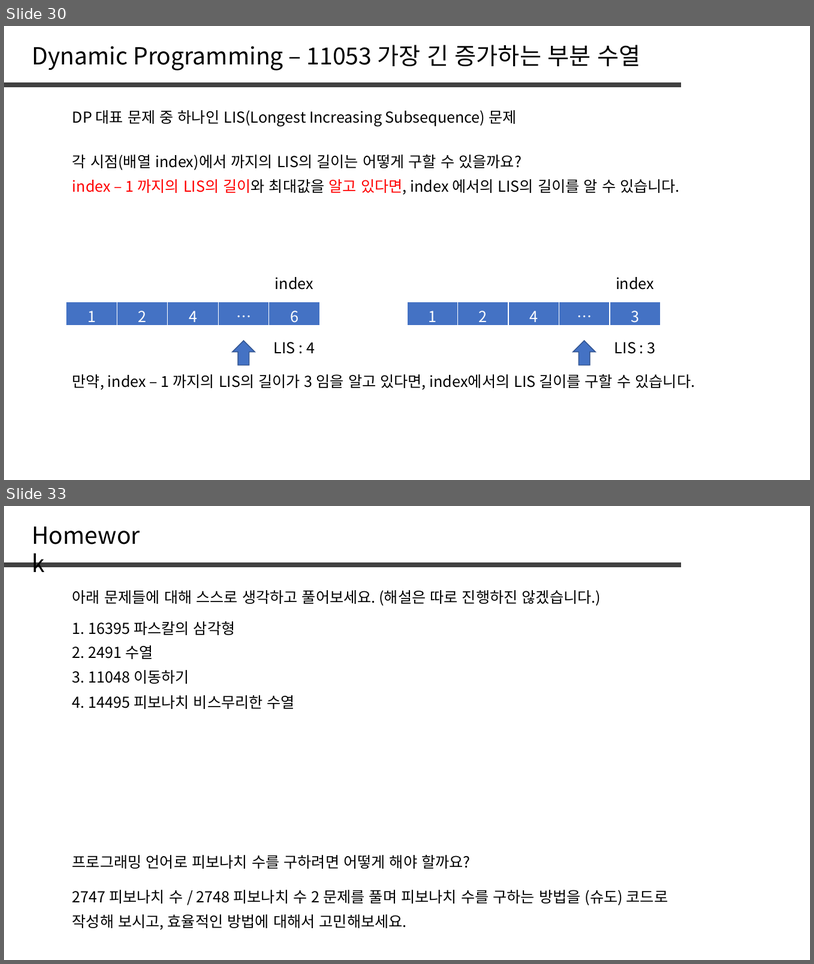
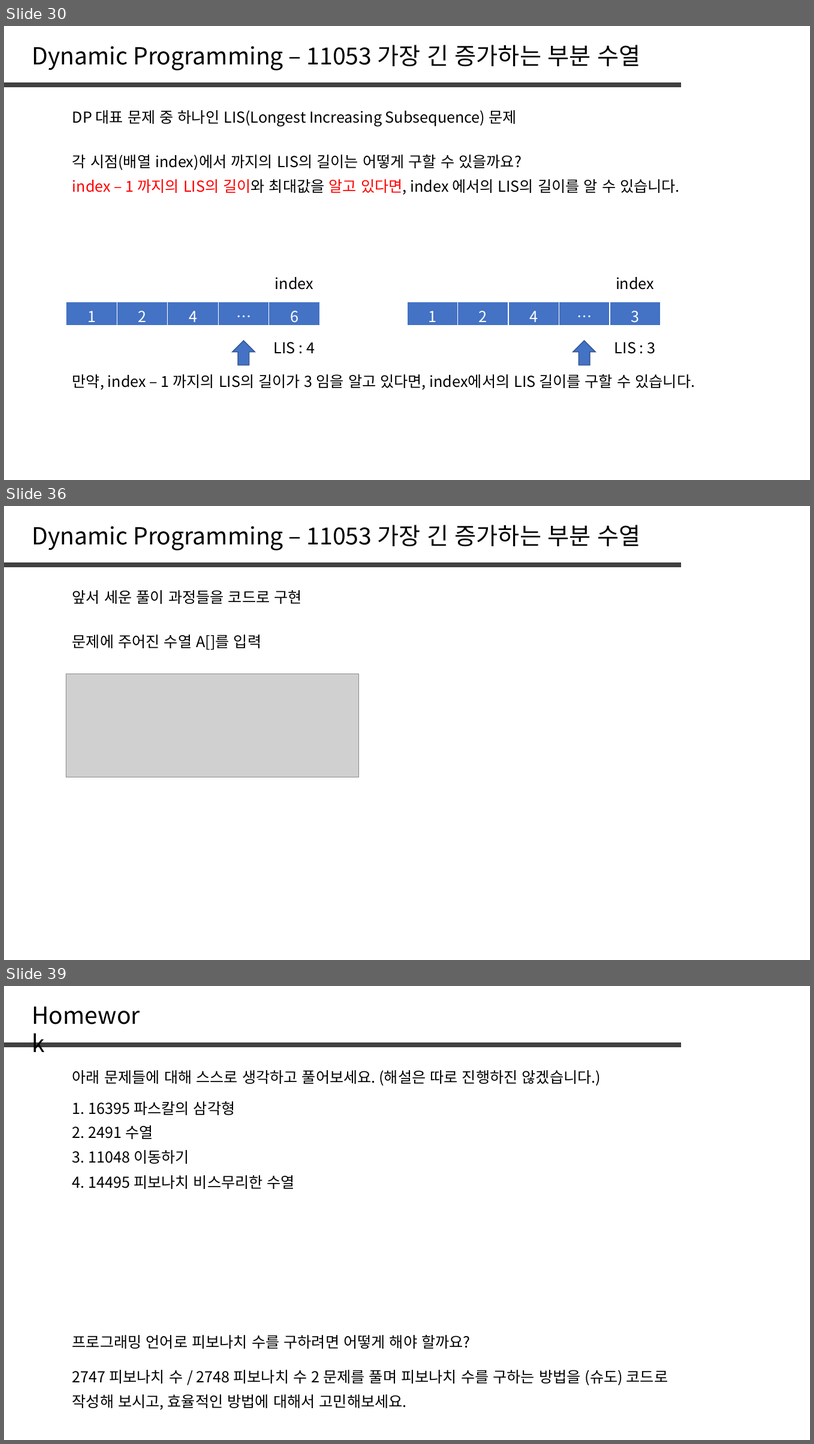
Before and after one commit to jaehoo1/PS-study, a slide deck: study/5_Dynamic Programming.pptx. Shown one above the other, each under a label of ours: slides 30 and 33 before the commit, slides 30, 36 and 39 after it; the slides between them are not shown. The pictures are 814x964 and 814x1444 pixels, drawn with LibreOffice and Linux fonts; fonts in the diff are those of the drawing; grey boxes stand for pictures. Boxes give left, top, right and bottom in pixels: in the first picture for what was removed or moved away, otherwise in the second. Text is boxed around its words. In the diff, an @@ line names an element or a change of style, - is before the commit and + after.

```diff
--- a/study/5_Dynamic Programming.pptx
+++ b/study/5_Dynamic Programming.pptx
@@ slide 36 added at (x1=4, y1=506, x2=810, y2=960), background #FFFFFF @@
@@ text added at (x1=32, y1=525, x2=641, y2=550), 28 pt, text #000000 @@
+Dynamic Programming – 11053 가장 긴 증가하는 부분 수열
@@ line added from (4, 565) to (681, 565), #404040 6 pt @@
@@ text added at (x1=72, y1=590, x2=302, y2=604), 18 pt, text #000000 @@
+앞서 세운 풀이 과정들을 코드로 구현
@@ text added at (x1=72, y1=634, x2=261, y2=650), 18 pt, text #000000 @@
+문제에 주어진 수열 A[]를 입력
@@ picture added at (x1=66, y1=673, x2=359, y2=777) @@
@@ what was slide 33 is now slide 39 @@
```
Also in this commit, not shown: 2 slides changed, 5 other slides added.
